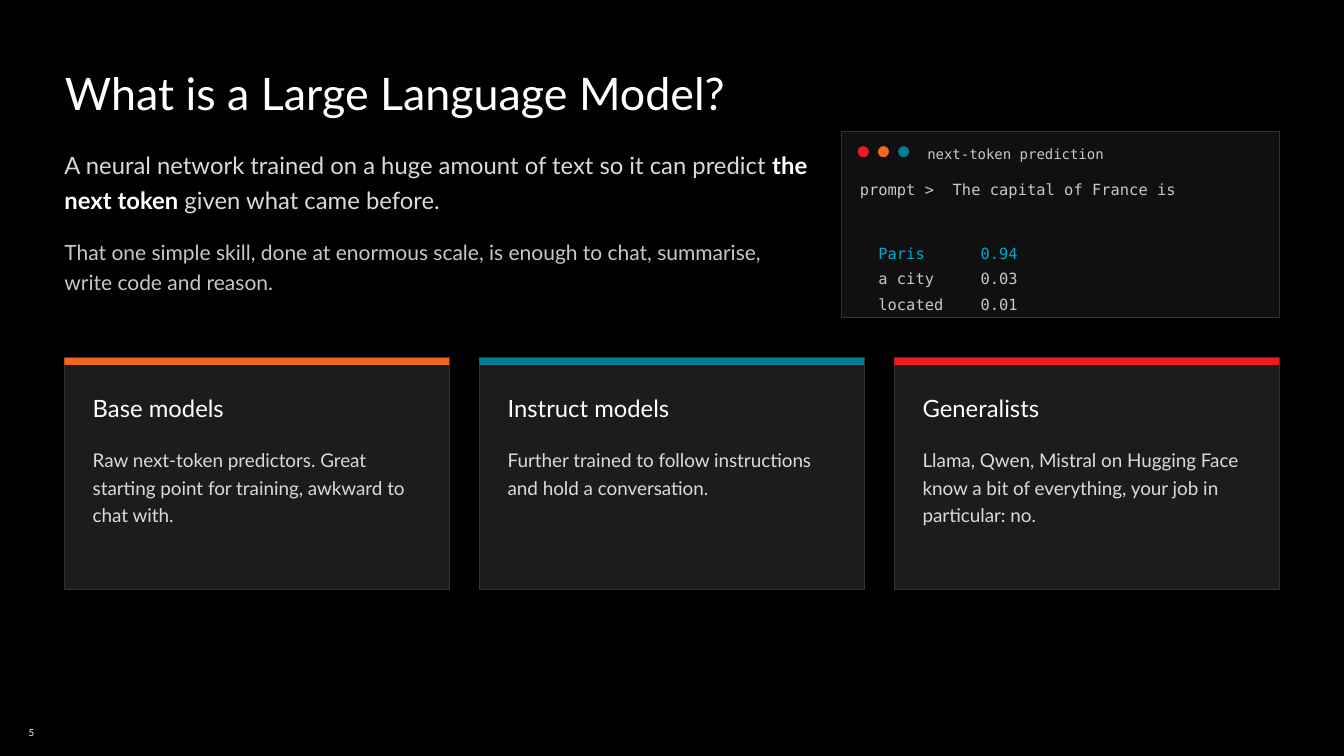
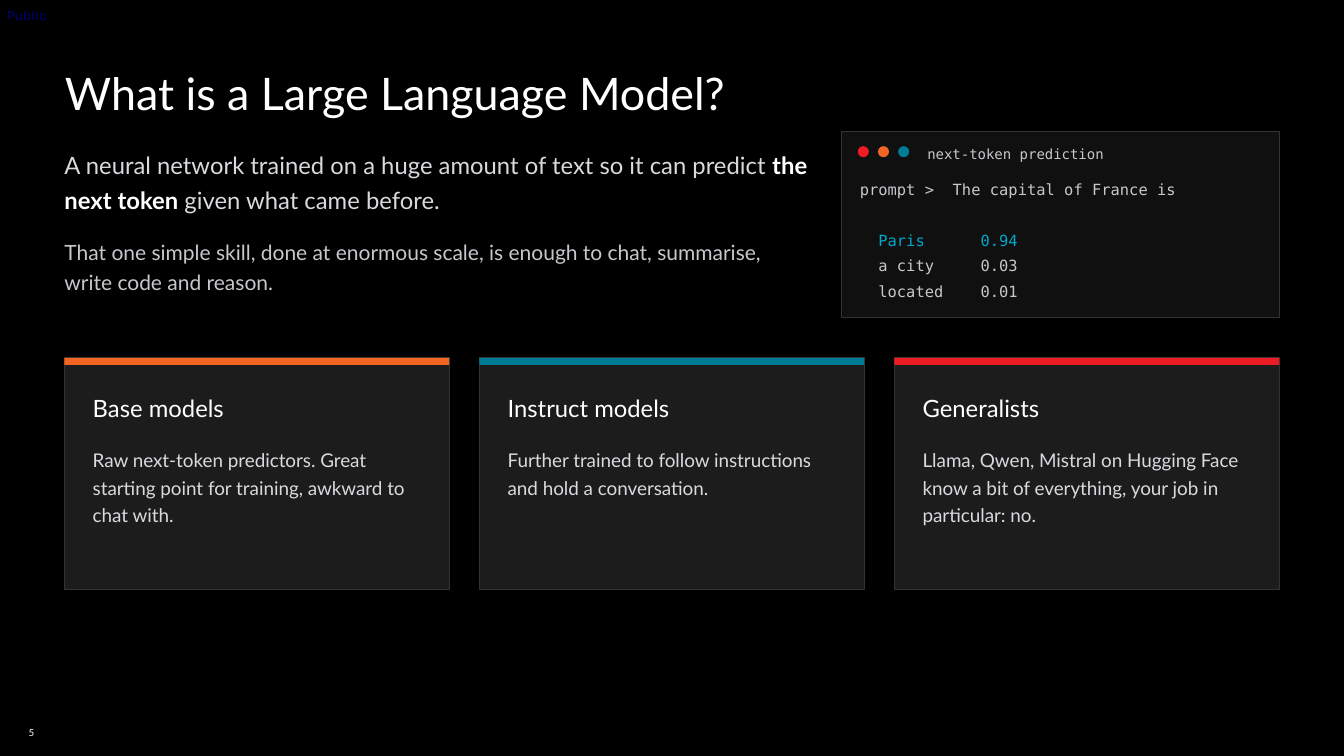
Before and after one commit to mkbhanda/Unsloth-RL-Workshop-on-Radeon, a slide deck: slide 5 of docs/AMD-Unsloth-GRPO-Fine-tuning1.pptx. Drawn at 1344x756 pixels with LibreOffice and Linux fonts; fonts in the diff are those of the drawing; background and template pictures are left out. Boxes give left, top, right and bottom in pixels: in the first picture for what was removed or moved away, otherwise in the second. Text is boxed around its words. In the diff, an @@ line names an element or a change of style, - is before the commit and + after.

```diff
--- a/docs/AMD-Unsloth-GRPO-Fine-tuning1.pptx
+++ b/docs/AMD-Unsloth-GRPO-Fine-tuning1.pptx
@@ text added at box(7, 11, 47, 20), 10 pt, text #0000FF at 50% opacity @@
+Public
@@ text "prompt > The capital of ..." rewrapped from box(860, 183, 1176, 310) to box(860, 183, 1176, 297) @@
```
Also in this commit, not shown: 14 other slides changed, 1 other file.
